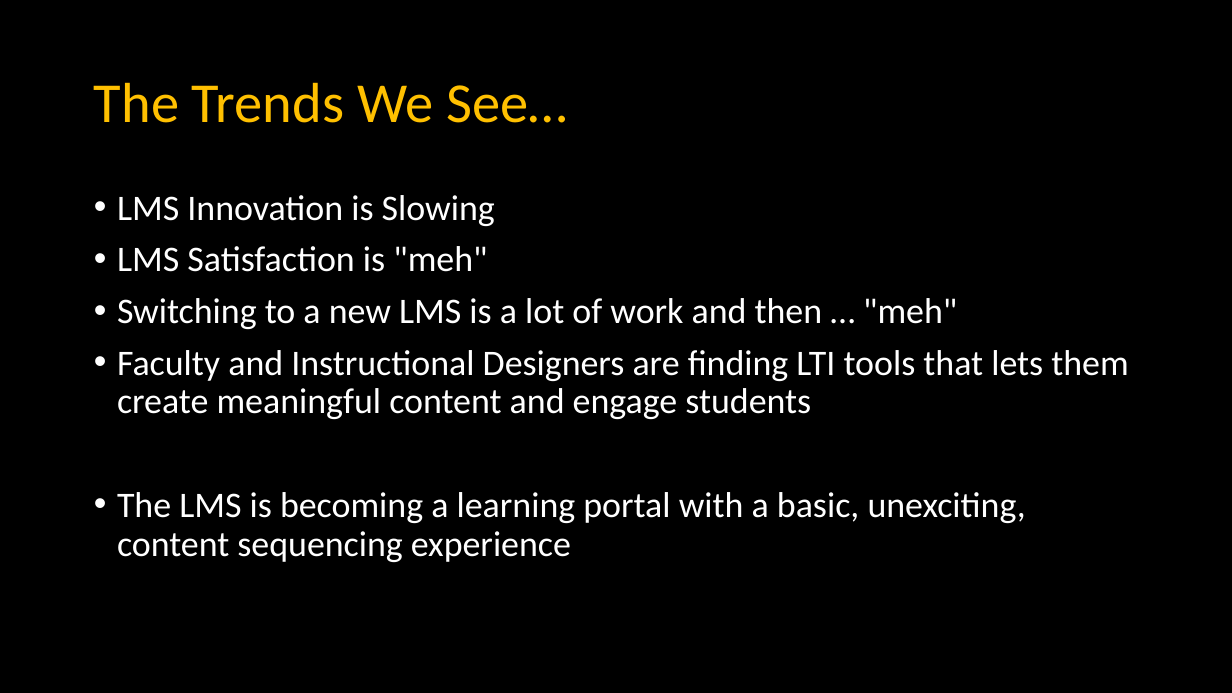
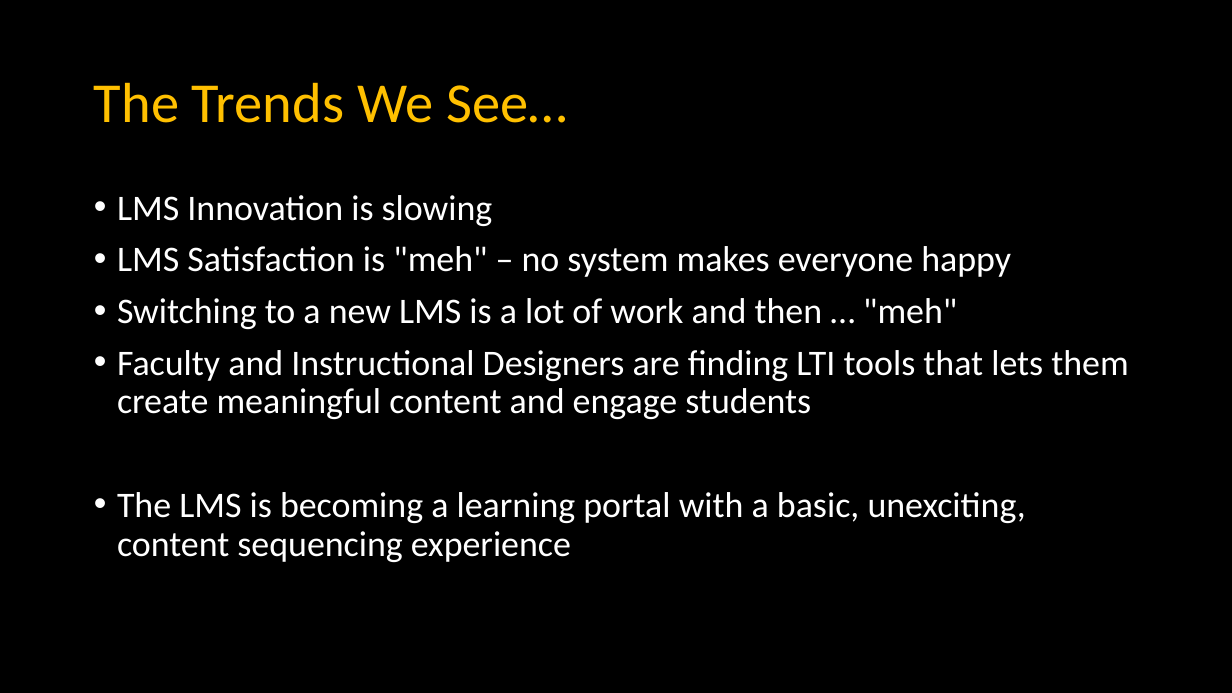
Before and after one commit to csev/talks, a slide deck: slide 4 of 2023/2023-09-Sakai-Plus.pptx. Drawn at 1232x693 pixels with LibreOffice and Linux fonts; fonts in the diff are those of the drawing. Boxes give left, top, right and bottom in pixels: in the first picture for what was removed or moved away, otherwise in the second. Text is boxed around its words. In the diff, an @@ line names an element or a change of style, - is before the commit and + after.

```diff
--- a/2023/2023-09-Sakai-Plus.pptx
+++ b/2023/2023-09-Sakai-Plus.pptx
@@ text at <box>117,195,1011,277</box>: text changed @@
-• LMS Innovation is Slowing
-• LMS Satisfaction is "meh"
+• LMS Innovation is slowing
+• LMS Satisfaction is "meh" – no system makes everyone happy
```
Also in this commit, not shown: 1 other slide changed, 1 slide removed, 1 other file.
